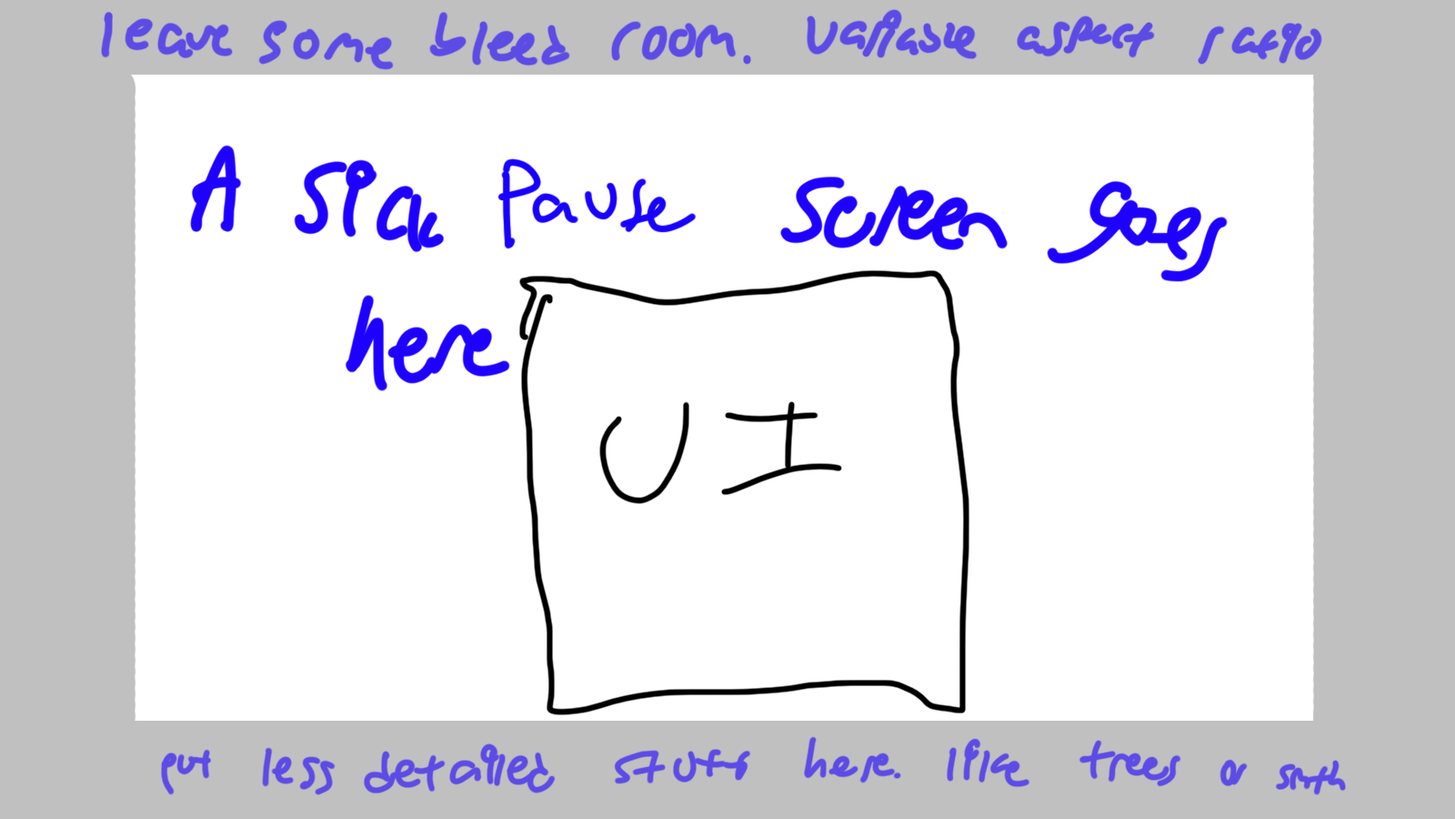
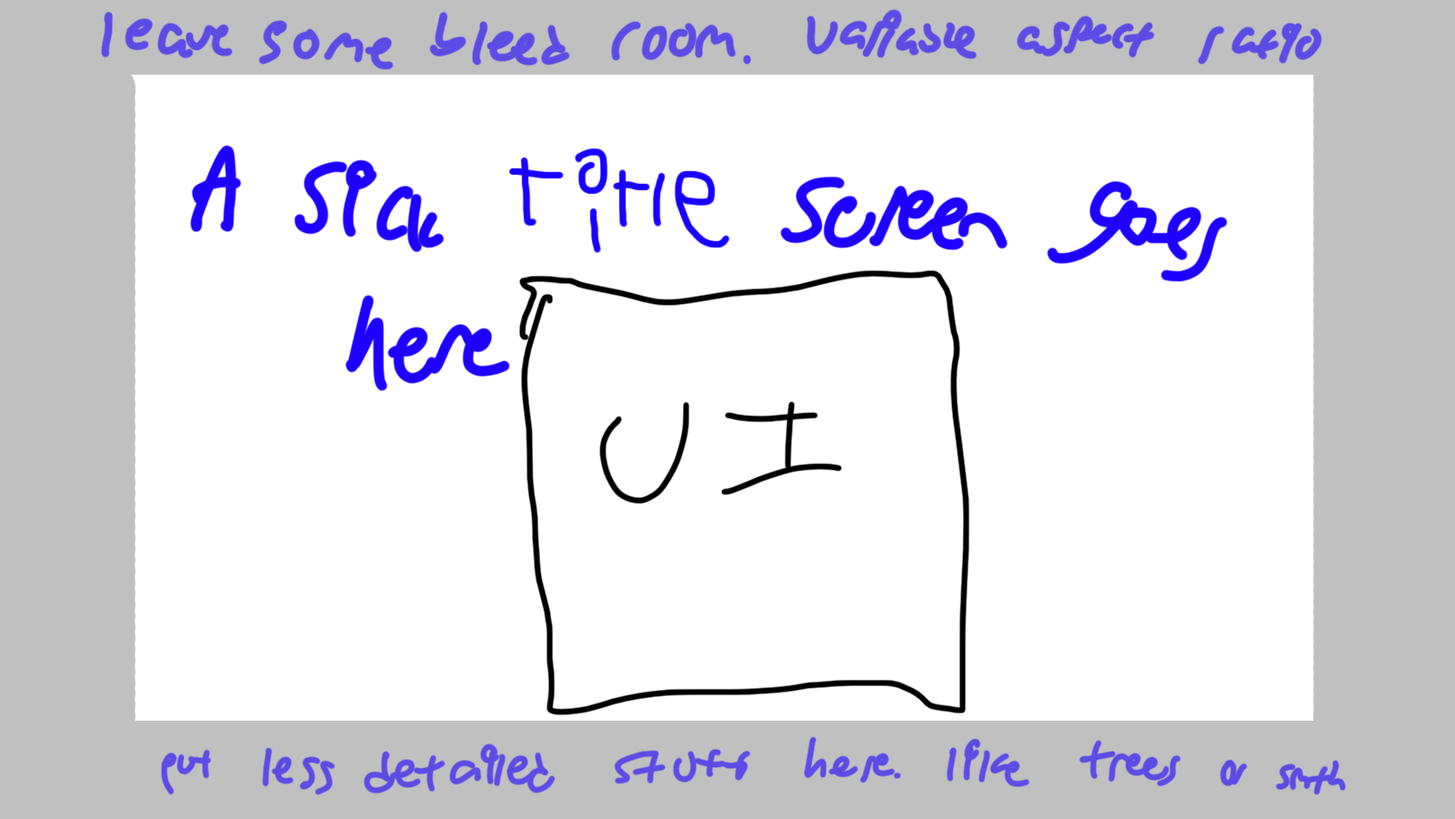
Before/after of a w=1455, h=819 layered artwork. What changed in the layer stack:
painted on "Layer 1" over [497, 147, 731, 254]
